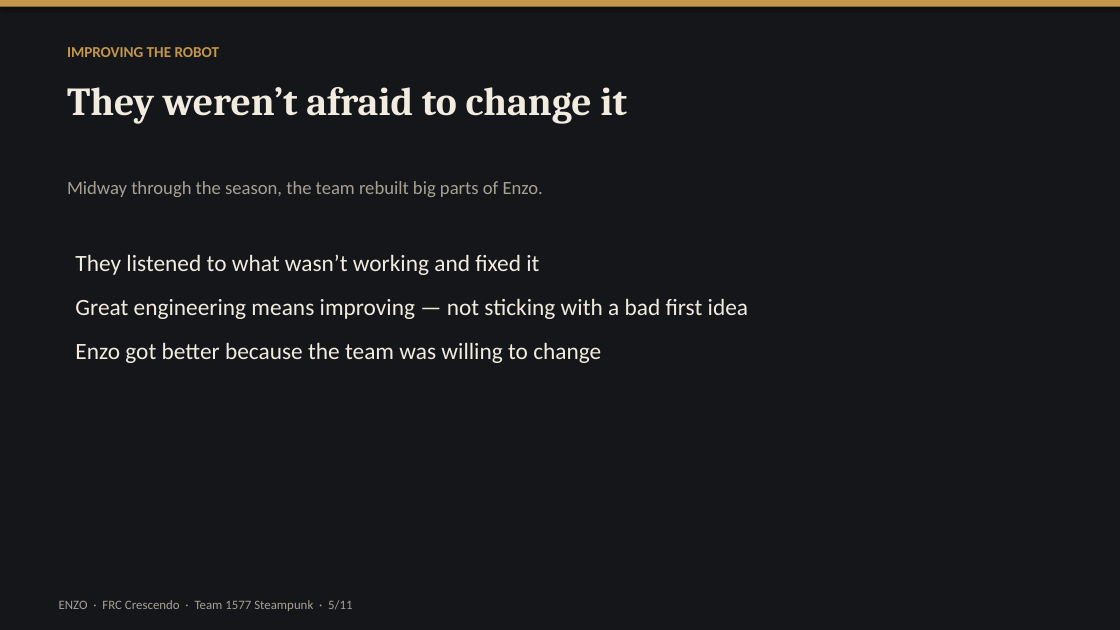
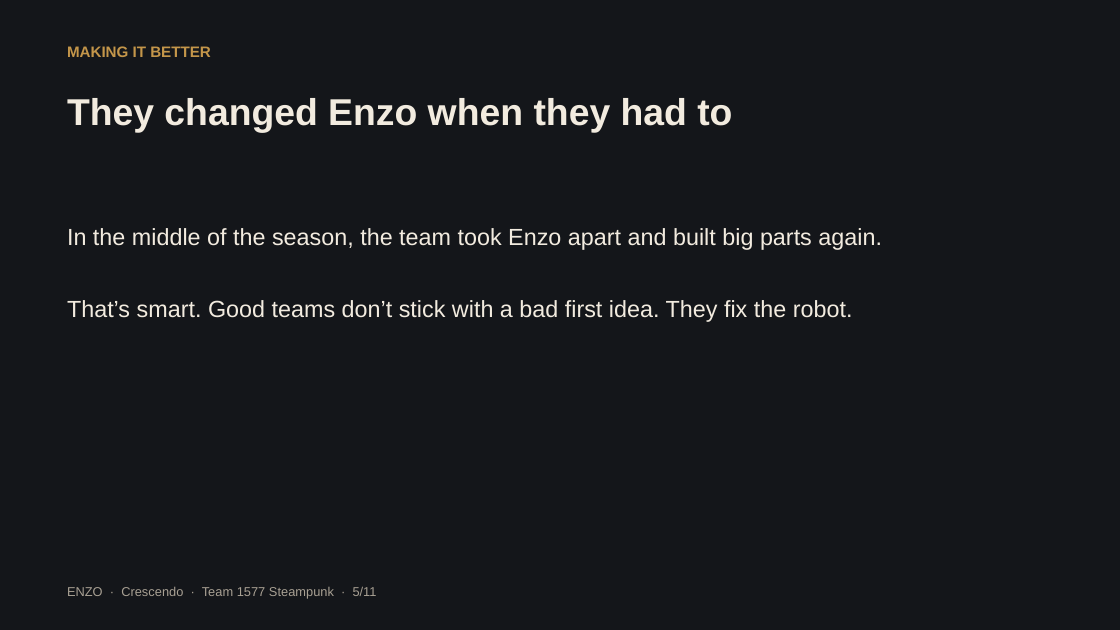
Before and after one commit to SivaBKPalla/ChittrChattr, a slide deck: slide 5 of enzo-presentation/Enzo_Crescendo_Presentation.pptx. Drawn at 1120x630 pixels with LibreOffice and Linux fonts; fonts in the diff are those of the drawing. Boxes give left, top, right and bottom in pixels: in the first picture for what was removed or moved away, otherwise in the second. Text is boxed around its words. In the diff, an @@ line names an element or a change of style, - is before the commit and + after.

```diff
--- a/enzo-presentation/Enzo_Crescendo_Presentation.pptx
+++ b/enzo-presentation/Enzo_Crescendo_Presentation.pptx
@@ background #FFFFFF to #14161A @@
@@ rectangle removed at (x1=0, y1=0, x2=1120, y2=630) @@
@@ rectangle removed at (x1=0, y1=0, x2=1120, y2=7) @@
@@ text at (x1=67, y1=46, x2=211, y2=57): text changed; font Calibri to Arial @@
-IMPROVING THE ROBOT
+MAKING IT BETTER
@@ text at (x1=67, y1=98, x2=732, y2=133): text changed; size 34 to 32 pt; font Cambria to Arial @@
-They weren’t afraid to change it
+They changed Enzo when they had to
@@ text removed at (x1=67, y1=181, x2=543, y2=197) @@
-Midway through the season, the team rebuilt big parts of Enzo.
@@ text added at (x1=67, y1=228, x2=882, y2=322), 20 pt, text #F2EBDF @@
+In the middle of the season, the team took Enzo apart and built big parts again.
+That’s smart. Good teams don’t stick with a bad first idea. They fix the robot.
@@ text removed at (x1=75, y1=254, x2=748, y2=363) @@
-They listened to what wasn’t working and fixed it
-Great engineering means improving — not sticking with a bad first idea
-Enzo got better because the team was willing to change
@@ text at (x1=67, y1=586, x2=377, y2=599): text changed; font Calibri to Arial @@
-ENZO · FRC Crescendo · Team 1577 Steampunk · 5/11
+ENZO · Crescendo · Team 1577 Steampunk · 5/11
```
Also in this commit, not shown: 10 other slides changed, 4 other files.
